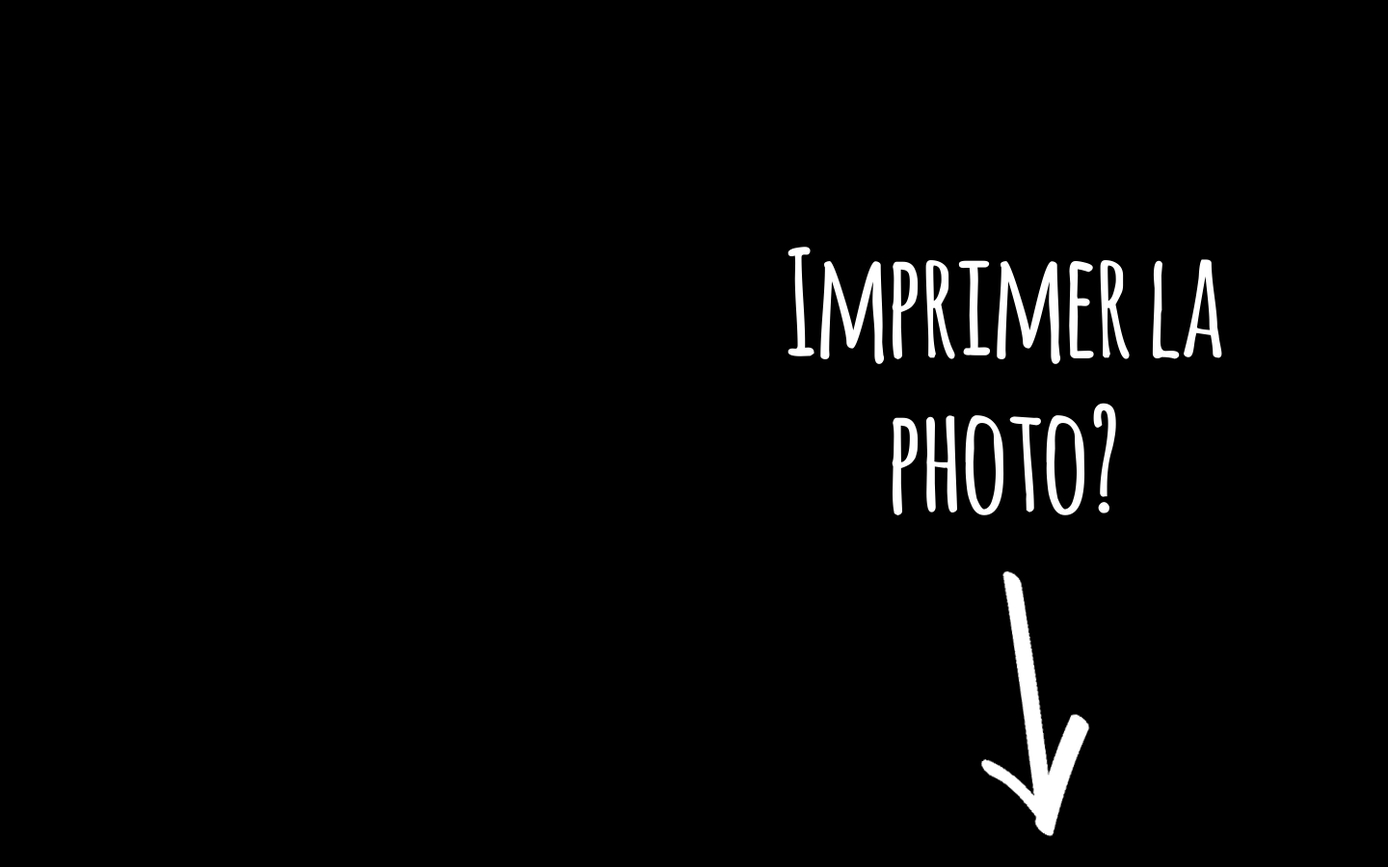
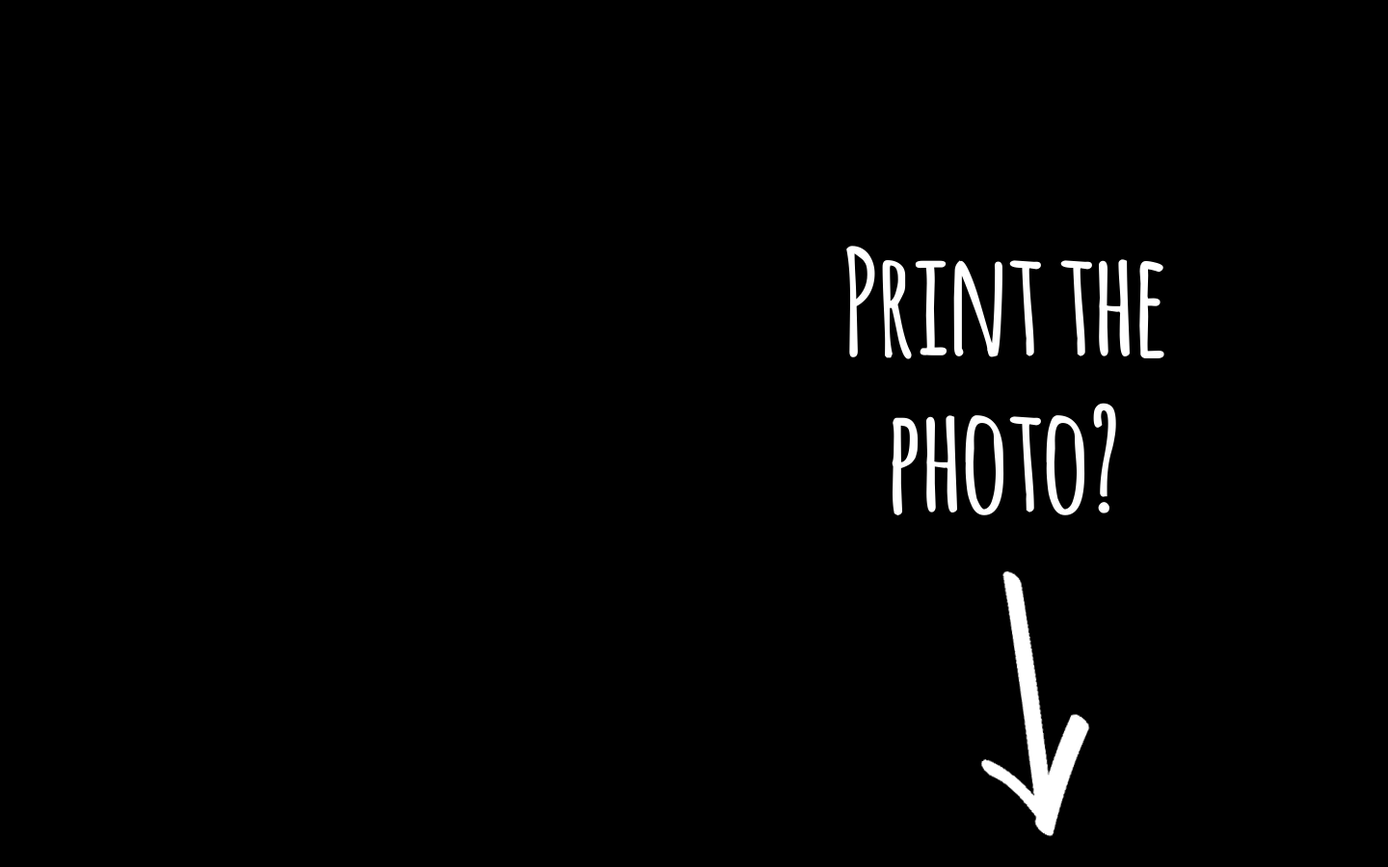
The second w=1388, h=867 image is a revision of the first. Changes to its layers:
showed "Print the photo?" over (846, 245, 1165, 365)
hid "Imprimer la photo?" over (787, 246, 1222, 365)
